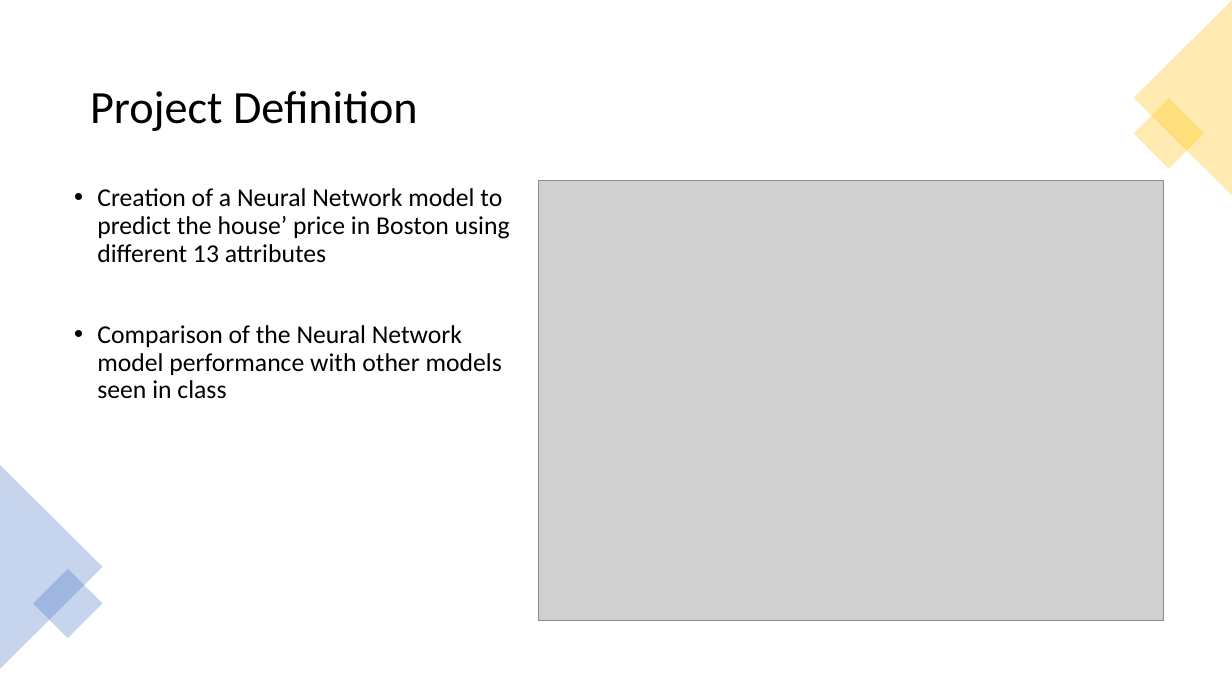
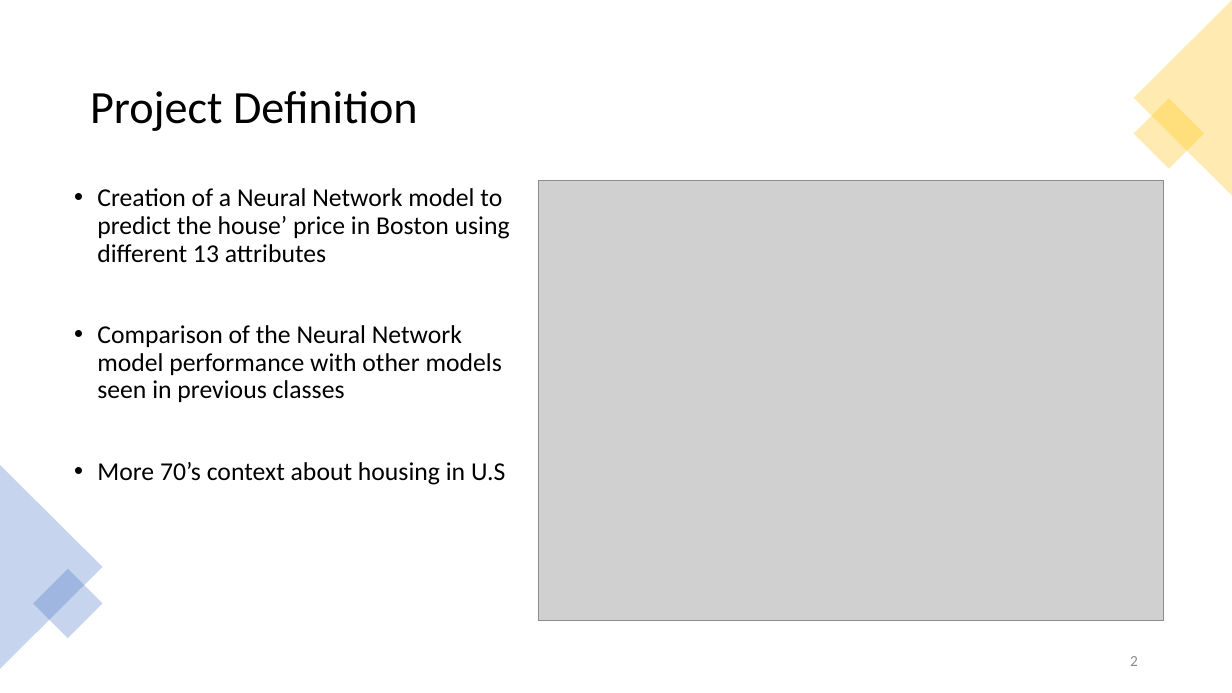
Before and after one commit to Jajc09/data-science, a slide deck: slide 2 of deep-learning/rental-airbnb/boston_ppt.pptx. Drawn at 1232x693 pixels with LibreOffice and Linux fonts; fonts in the diff are those of the drawing; grey boxes stand for pictures. Boxes give left, top, right and bottom in pixels: in the first picture for what was removed or moved away, otherwise in the second. Text is boxed around its words. In the diff, an @@ line names an element or a change of style, - is before the commit and + after.

```diff
--- a/deep-learning/rental-airbnb/boston_ppt.pptx
+++ b/deep-learning/rental-airbnb/boston_ppt.pptx
@@ text at box(97, 325, 505, 485): text changed @@
-• Comparison of the Neural Network model performance with other models seen in class
+• Comparison of the Neural Network model performance with other models seen in previous classes
+• More 70’s context about housing in U.S
@@ page number added at box(1130, 656, 1138, 666), 12 pt, text #8C8C8C @@
+2
```
Also in this commit, not shown: 16 other slides changed, 3 other files.
